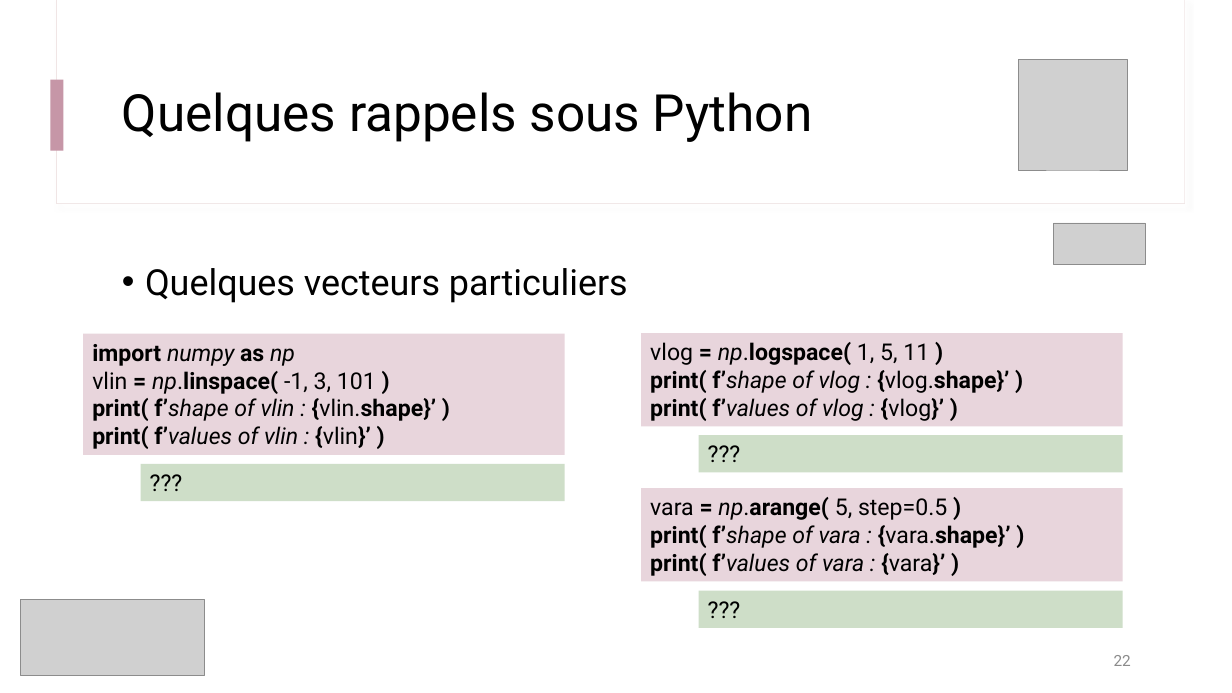
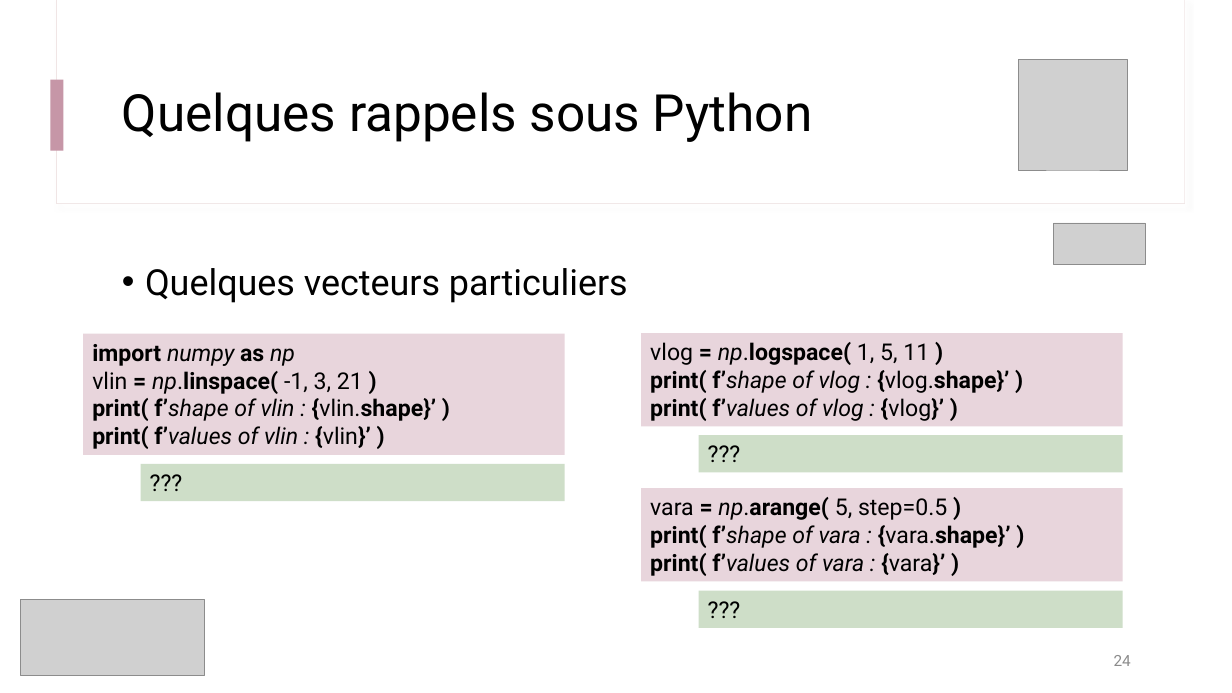
Before and after one commit to IOGS-Digital-Methods/semester-5, a slide deck: slide 24 of s5_outils_numeriques/b1_outils_numeriques/seance1_demistifier_python/B1_1_Demystifier_Python.pptx (slide 22 before the commit). Drawn at 1232x693 pixels with LibreOffice and Linux fonts; fonts in the diff are those of the drawing; grey boxes stand for pictures. Boxes give left, top, right and bottom in pixels: in the first picture for what was removed or moved away, otherwise in the second. Text is boxed around its words. In the diff, an @@ line names an element or a change of style, - is before the commit and + after.

```diff
--- a/s5_outils_numeriques/b1_outils_numeriques/seance1_demistifier_python/B1_1_Demystifier_Python.pptx
+++ b/s5_outils_numeriques/b1_outils_numeriques/seance1_demistifier_python/B1_1_Demystifier_Python.pptx
@@ text in rectangle at bbox=[92, 371, 363, 394]: text changed @@
-vlin = np.linspace( -1, 3, 101 )
+vlin = np.linspace( -1, 3, 21 )
@@ page number at bbox=[1114, 655, 1131, 666]: text changed @@
-22
+24
```
Also in this commit, not shown: 1 slide added, 24 other files.
